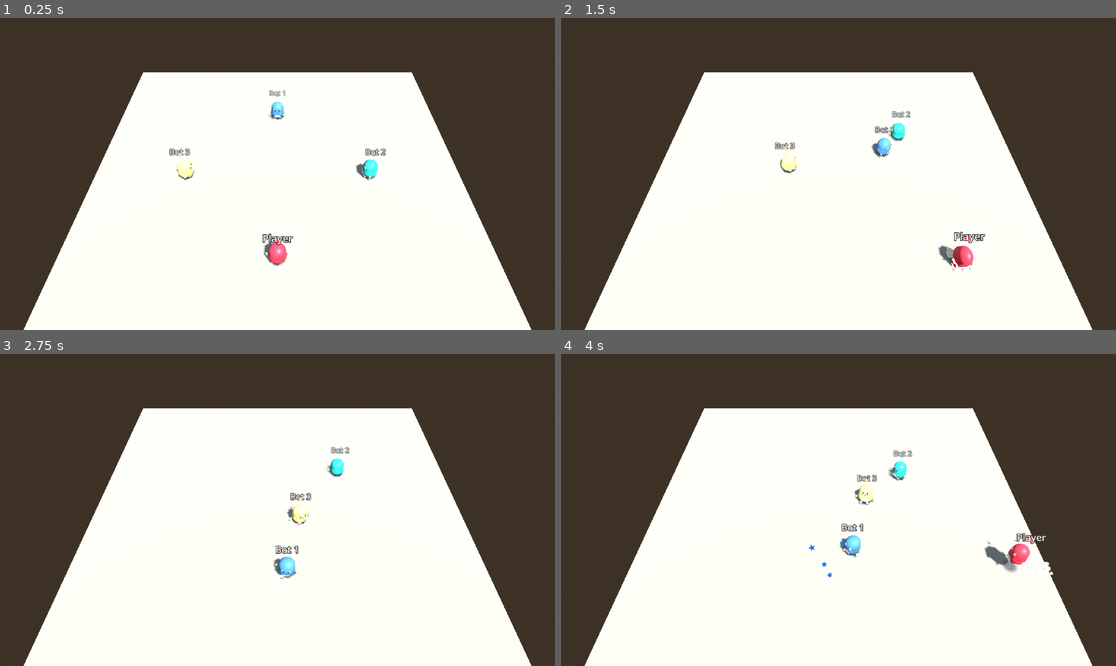
Above: before the commit, frames 1-4 (two rows, left to right).
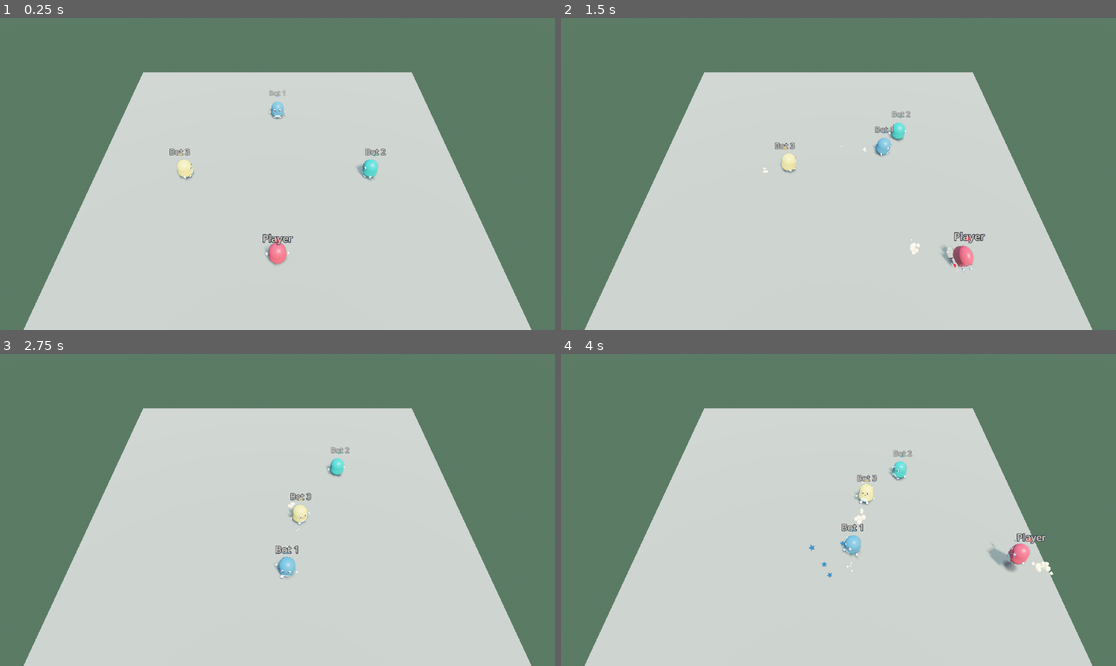
Above: after the commit, the same moments.

Repository: BlackFlow-DK/minigame-mansion
Game: Godot game, scene res://dev/sandbox.tscn
Two runs of this game, one before a commit and one after it. Both use one fixed random seed, a clock stepped at 60 frames per second and the inputs below.
Inputs (mouse positions are in pixels of both pictures, inside the frame that each line leads up to):
- Up to frame 1 (0.25 s): no input
- Up to frame 2 (1.5 s): tap Enter at 0.5 s; move the mouse to (960, 158) at 0.52 s; hold D (move_right) 0.53-1.28 s; hold E (action) 0.53-1.28 s; click (960, 158) at 0.67 s; tap Space (jump) at 0.77, 0.8, 1.07, 1.35 s; move the mouse to (727, 189) at 1.27 s; hold S (move_back) from 1.28 s (still down); click (727, 189) at 1.42 s
- Up to frame 3 (2.75 s): tap Space (jump) at 1.52, 1.82, 2.3 s; tap E (action) at 1.55 s; move the mouse to (333, 441) at 2.02 s; release S (move_back) at 2.03 s; hold D (move_right) from 2.03 s (still down); hold E (action) from 2.03 s (still down); click (333, 441) at 2.17 s
- Up to frame 4 (4 s): move the mouse to (810, 572) at 2.77 s; release D (move_right) at 2.78 s; release E (action) at 2.78 s; hold W (move_forward) 2.78-3.53 s; tap Tab at 2.85 s; click (810, 572) at 2.92 s; tap Space (jump) at 3.02, 3.32, 3.77, 3.8 s; tap E (action) at 3.05 s; move the mouse to (1005, 556) at 3.52 s; hold A (move_left) from 3.53 s (still down); hold E (action) from 3.53 s (still down); click (1005, 556) at 3.67 s

The runs differ from the first frame. In frame 1, 100% of the frame differs, in the area x 0-100%, y 0-100%; in frame 2, 100%; in frame 3, 100%; in frame 4, 99%.

Commit message:
Integration fixes across systems for the full game loop
- Session: results_time 7 s (covers the results animation), sets and clears
  Net.session_in_progress, rounds never follow the roster, return_to_lobby()
  for the podium's Back to lobby button.
- Controller: human input ignored while a UI control has focus or the pause
  menu is up (no jump + button press on Space/A, no moving under menus).
- Menu: Play offline on the title; mouse clicks do not leave lobby buttons
  focused; pause menu blocks player input.
- Round UI: reset(), HUD names cut with a visible ellipsis, podium winner
  banner sized to stay clear of Back to lobby; round_ui_dev relies on
  Stage name tags (no duplicates).
- Lobby: camera frames the players (min 11 m, hall as bounds); bots calm
  via an optional bot_aggression_scale hint read by the bot brain.
- Dev arena: shared StageLook instead of its own WorldEnvironment/sun.

Co-Authored-By: Claude Opus 5.5 <noreply@anthropic.com>

Diff:
--- a/game/bots/bot_brain.gd
+++ b/game/bots/bot_brain.gd
@@ -18,6 +18,9 @@
 ## slower for low skill), which is also the perception delay for chase targets; aim error
 ## per think; a reaction delay before shoving; a per-bot personality from the seed.
 ## Deterministic for a given seed: all randomness comes from its own RandomNumberGenerator.
+##
+## Optional minigame hint: a minigame may declare `var bot_aggression_scale: float` (0..1,
+## default 1). It scales how often bots chase, and at 0 they never shove (the lobby: calm).
 
 enum State { NONE, GOAL, WANDER, CHASE, RECOVER }
 
@@ -197,7 +200,7 @@
 		_enter_recover()
 		return
 	var roll := _rng.randf()
-	if _target and roll < aggression:
+	if _target and roll < aggression * _aggression_scale(game):
 		state = State.CHASE
 	elif _rng.randf() < WANDER_CHANCE * (1.0 - skill):
 		state = State.WANDER
@@ -351,6 +354,9 @@
 
 ## Presses action (one tick) once an enemy has been in front within range for the reaction time.
 func _want_shove(delta: float, pos: Vector3) -> bool:
+	if _aggression_scale(_game()) <= 0.0:
+		_shove_seen = 0.0
+		return false
 	if _enemy_in_front(pos):
 		_shove_seen += delta
 	else:
@@ -385,6 +391,14 @@
 		return null
 	var stage := get_tree().get_first_node_in_group(&"stage") as Stage
 	return stage.minigame if stage else null
+
+
+## The minigame's optional `bot_aggression_scale` hint (1 when it has none).
+static func _aggression_scale(game: Minigame) -> float:
+	if game == null:
+		return 1.0
+	var v: Variant = game.get(&"bot_aggression_scale")
+	return clampf(float(v), 0.0, 1.0) if v is float or v is int else 1.0
 
 
 ## Other living players in this round.
--- a/game/dev/dev_arena.tscn
+++ b/game/dev/dev_arena.tscn
@@ -1,18 +1,7 @@
 [gd_scene format=3]
 
 [ext_resource type="Script" path="res://minigames/minigame.gd" id="1_script"]
-
-[sub_resource type="ProceduralSkyMaterial" id="ProceduralSkyMaterial_sky"]
-
-[sub_resource type="Sky" id="Sky_main"]
-sky_material = SubResource("ProceduralSkyMaterial_sky")
-
-[sub_resource type="Environment" id="Environment_main"]
-background_mode = 2
-sky = SubResource("Sky_main")
-ambient_light_source = 3
-reflected_light_source = 2
-tonemap_mode = 2
+[ext_resource type="PackedScene" path="res://look/stage_look.tscn" id="2_look"]
 
 [sub_resource type="BoxShape3D" id="BoxShape3D_ground"]
 size = Vector3(20, 1, 20)
@@ -29,12 +18,8 @@
 rule_text = "Sandbox and tests: a flat 20 m floor."
 time_limit = 0.0
 
-[node name="WorldEnvironment" type="WorldEnvironment" parent="."]
-environment = SubResource("Environment_main")
-
-[node name="Sun" type="DirectionalLight3D" parent="."]
-rotation = Vector3(-0.9, 0.6, 0)
-shadow_enabled = true
+[node name="StageLook" parent="." instance=ExtResource("2_look")]
+preset = 1
 
 [node name="Camera3D" type="Camera3D" parent="."]
 position = Vector3(0, 14, 12)
--- a/game/lobby/lobby.gd
+++ b/game/lobby/lobby.gd
@@ -116,6 +116,8 @@
 @export var cushion_bounce_speed: float = 9.5
 ## Cap on the bounce when a blob lands hard.
 @export var cushion_bounce_max: float = 11.0
+## Read by the bot brain: 0 = bots never chase or shove in the hall (no shoving scrum).
+@export_range(0.0, 1.0) var bot_aggression_scale: float = 0.0
 
 ## The shared look rig when it was found, else null (the fallback $Look is used).
 var shared_look: Node = null
--- a/game/lobby/lobby.tscn
+++ b/game/lobby/lobby.tscn
@@ -38,13 +38,13 @@
 
 [node name="Camera" parent="." instance=ExtResource("2_camera")]
 current = true
-min_distance = 21.5
-max_distance = 26.0
-margin = 2.0
+min_distance = 11.0
+max_distance = 21.5
+margin = 3.0
 fixed_focus = Vector3(0, 0.5, 0.4)
 fixed_distance = 21.5
 bounds_mode = 1
-bounds_box = AABB(-1.2, 0, -0.3, 2.4, 1, 1.5)
+bounds_box = AABB(-11, 0, -8.5, 22, 3, 17)
 
 [node name="Spawns" type="Node3D" parent="."]
 
--- a/game/player/components/controller.gd
+++ b/game/player/components/controller.gd
@@ -7,8 +7,13 @@
 ## Bot (`player.is_bot`): if `res://bots/bot_brain.gd` exists, one instance becomes a child
 ## of this component and fills the intent: `func fill_intent(intent: PlayerIntent, delta: float) -> void`.
 ## Without a brain a bot stands still.
+## Human input is ignored while a UI control has keyboard/pad focus or a node of group
+## INPUT_BLOCKER_GROUP (the pause menu) is visible: Space / A then press the focused button
+## instead of also jumping, and the blob stays put while a menu is being used.
 
 const BOT_BRAIN_PATH := "res://bots/bot_brain.gd"
+## Visible CanvasItems in this group take the human's input away from the blob.
+const INPUT_BLOCKER_GROUP := &"blocks_player_input"
 
 ## Tests: when true the controller leaves `player.intent` alone so a test can write it.
 var scripted: bool = false
@@ -42,15 +47,36 @@
 
 func _read_human_input() -> void:
 	var intent := player.intent
+	var jump := Input.is_action_pressed(&"jump")
+	var action := Input.is_action_pressed(&"action")
+	if ui_has_input(get_viewport()):
+		# Track the held state so a press that started on a menu never becomes a jump/shove.
+		intent.clear()
+		_jump_was_held = jump
+		_action_was_held = action
+		return
 	var raw := Input.get_vector(&"move_left", &"move_right", &"move_forward", &"move_back")
 	intent.move = _camera_relative(raw)
-	var jump := Input.is_action_pressed(&"jump")
-	var action := Input.is_action_pressed(&"action")
 	intent.jump_pressed = jump and not _jump_was_held
 	intent.jump_held = jump
 	intent.action_pressed = action and not _action_was_held
 	_jump_was_held = jump
 	_action_was_held = action
+
+
+## True while the UI owns the human's input: a visible control has focus, or a node of
+## INPUT_BLOCKER_GROUP is visible.
+static func ui_has_input(viewport: Viewport) -> bool:
+	if viewport == null:
+		return false
+	var focus := viewport.gui_get_focus_owner()
+	if focus != null and focus.is_visible_in_tree():
+		return true
+	for n: Node in viewport.get_tree().get_nodes_in_group(INPUT_BLOCKER_GROUP):
+		var ci := n as CanvasItem
+		if ci != null and ci.is_visible_in_tree():
+			return true
+	return false
 
 
 ## Maps stick/keys (x right, y down = back) to world XZ using the active camera's yaw.
--- a/game/session/session.gd
+++ b/game/session/session.gd
@@ -36,8 +36,8 @@
 @export var intro_time: float = 3.0
 ## Seconds of the 3-2-1 countdown (the last part of INTRO).
 @export var countdown_time: float = 3.0
-## Seconds the round results stay up.
-@export var results_time: float = 5.0
+## Seconds the round results stay up (covers the round UI's ranking + bar race, ~6.5 s).
+@export var results_time: float = 7.0
 ## Seconds on the podium before returning to the lobby.
 @export var podium_time: float = 8.0
 ## Seconds past the minigame's `time_limit` before Session finishes the round itself.
@@ -112,6 +112,13 @@
 		push_warning("Session.start_session: the minigame registry is empty")
 		return
 	_rpc_intro.rpc(0, rounds, String(round_order[0]), intro_time + countdown_time)
+
+
+## Host only: leaves the podium early (the podium's "Back to lobby" button) and returns
+## every peer to LOBBY. Ignored in any other state.
+func return_to_lobby() -> void:
+	if Net.is_host() and state == State.PODIUM:
+		_rpc_lobby.rpc()
 
 
 ## Ends any running session and returns to LOBBY (host: on every peer). Also resets the
@@ -320,6 +327,8 @@
 @rpc("authority", "call_local", "reliable")
 func _rpc_intro(index: int, count: int, id: String, duration: float) -> void:
 	if index == 0:
+		if Net.is_host():
+			Net.session_in_progress = true
 		scores.clear()
 		round_wins.clear()
 		for s: int in Net.roster:
@@ -334,6 +343,9 @@
 	current_minigame = null
 	var stage := _stage()
 	if stage:
+		# Rounds never follow the roster (the lobby does): leavers are knocked out, and every
+		# peer must pick the same spawn points (by roster order, not by slot).
+		stage.follow_roster = false
 		if scene_override:
 			current_minigame = stage.load_minigame_scene(scene_override)
 		else:
@@ -392,6 +404,8 @@
 ## Back to LOBBY: clears the stage, keeps `scores` of the last session for the lobby UI.
 @rpc("authority", "call_local", "reliable")
 func _rpc_lobby() -> void:
+	if Net.is_host():
+		Net.session_in_progress = false
 	var stage := _stage()
 	if stage:
 		stage.clear()
--- a/game/ui/menu/menu_root.gd
+++ b/game/ui/menu/menu_root.gd
@@ -5,6 +5,7 @@
 ##
 ##   title --Host--> lobby          (Net.host_game; falls back to Net.start_offline with a note)
 ##   title --Join--> join --(roster gains our slot)--> lobby
+##   title --Play offline--> lobby  (Net.start_offline: you + bots on this PC)
 ##   lobby --Session leaves LOBBY--> none (hidden) --Session back in LOBBY--> lobby
 ##   any --Net.server_closed--> title with a message;  Leave -> Net.leave() -> title
 ##   Esc/Start in lobby or in game: pause menu (the game keeps running)
@@ -70,6 +71,7 @@
 
 	title.host_pressed.connect(_on_host)
 	title.join_pressed.connect(_on_join_menu)
+	title.offline_pressed.connect(play_offline)
 	title.wardrobe_pressed.connect(open_wardrobe)
 	title.quit_pressed.connect(_quit)
 	title.name_committed.connect(_on_name_committed)
@@ -201,6 +203,16 @@
 	_enter_lobby()
 
 
+## Offline game on this PC (you + bots); also the fallback when hosting fails.
+func play_offline() -> void:
+	_commit_profile()
+	title.show_message("")
+	Net.start_offline()
+	offline_game = true
+	_lobby_note = "Offline game: add bots, then press START."
+	_enter_lobby()
+
+
 func _on_join_menu() -> void:
 	_commit_profile()
 	title.show_message("")
@@ -358,6 +370,14 @@
 
 
 # --- Input -------------------------------------------------------------------------------
+
+func _input(event: InputEvent) -> void:
+	# A mouse click on a lobby button leaves it focused, which would keep the blob from moving
+	# (ControllerComponent ignores input while a control has focus): mouse users need no focus.
+	var mb := event as InputEventMouseButton
+	if mb and not mb.pressed and screen == LOBBY and not pause.visible and _focus_in(lobby):
+		_release_focus.call_deferred()
+
 
 func _unhandled_input(event: InputEvent) -> void:
 	if pause.visible:
--- a/game/ui/menu/pause_menu.gd
+++ b/game/ui/menu/pause_menu.gd
@@ -14,6 +14,8 @@
 
 func _init() -> void:
 	name = "PauseMenu"
+	# While visible the player's blob ignores input (ControllerComponent.INPUT_BLOCKER_GROUP).
+	add_to_group(&"blocks_player_input")
 	MenuUI.full_rect(self)
 	mouse_filter = Control.MOUSE_FILTER_STOP
 	var dim := MenuUI.full_rect(ColorRect.new()) as ColorRect
--- a/game/ui/menu/title_screen.gd
+++ b/game/ui/menu/title_screen.gd
@@ -1,9 +1,10 @@
 class_name MenuTitleScreen
 extends Control
-## Title screen: logo, name entry, Host / Join / Wardrobe / Quit. Pure view; MenuRoot acts on the signals.
+## Title screen: logo, name entry, Host / Join / Play offline / Wardrobe / Quit. Pure view; MenuRoot acts on the signals.
 
 signal host_pressed
 signal join_pressed
+signal offline_pressed
 signal wardrobe_pressed
 signal quit_pressed
 ## The name field lost focus or was submitted (MenuRoot saves the profile).
@@ -15,6 +16,7 @@
 var name_edit: LineEdit
 var host_button: Button
 var join_button: Button
+var offline_button: Button
 var wardrobe_button: Button
 var quit_button: Button
 var message_panel: PanelContainer
@@ -77,13 +79,15 @@
 
 	host_button = MenuUI.button("Host game", &"PrimaryButton")
 	join_button = MenuUI.button("Join game")
+	offline_button = MenuUI.button("Play offline")
 	wardrobe_button = MenuUI.button("Wardrobe")
 	quit_button = MenuUI.button("Quit", &"DangerButton")
-	for b: Button in [host_button, join_button, wardrobe_button, quit_button]:
+	for b: Button in [host_button, join_button, offline_button, wardrobe_button, quit_button]:
 		col.add_child(b)
 
 	host_button.pressed.connect(func() -> void: host_pressed.emit())
 	join_button.pressed.connect(func() -> void: join_pressed.emit())
+	offline_button.pressed.connect(func() -> void: offline_pressed.emit())
 	wardrobe_button.pressed.connect(func() -> void: wardrobe_pressed.emit())
 	quit_button.pressed.connect(func() -> void: quit_pressed.emit())
 	name_edit.text_submitted.connect(_on_name_submitted)
@@ -116,7 +120,7 @@
 
 
 func refresh_focus() -> void:
-	MenuUI.chain_vertical([name_edit, host_button, join_button, wardrobe_button, quit_button])
+	MenuUI.chain_vertical([name_edit, host_button, join_button, offline_button, wardrobe_button, quit_button])
 
 
 func focus_default() -> void:
--- a/game/ui/round/dev/round_ui_dev.gd
+++ b/game/ui/round/dev/round_ui_dev.gd
@@ -1,13 +1,12 @@
 extends Node3D
 ## Dev scene for the round UI: fakes Net.roster and Session data and emits the Session
-## signals itself (Session is a stub on this branch). Also attaches NameTags to the players,
-## as the orchestrator will. User args after `--`:
+## signals itself. Name tags come from the Stage (`Stage.name_tags`), as in the game.
+## User args after `--`:
 ##   --players=N   2..8 (default 4)
 ##   --phase=X     intro | hud | results | podium | all (default all: loops through every panel)
 ## Esc quits.
 
 const DEV_ARENA: PackedScene = preload("res://dev/dev_arena.tscn")
-const NAME_TAG: PackedScene = preload("res://ui/round/name_tag.tscn")
 const NAMES: Array[String] = ["Sander", "Mads", "Freja", "Bartholomew the Great", "Ida", "Oliver", "Sofie", "Karl"]
 
 @onready var stage: Stage = $Stage
@@ -34,10 +33,6 @@
 	minigame.title = "Coin Scramble"
 	minigame.rule_text = "Grab the most coins before time runs out. Shove to make others drop theirs!"
 	minigame.time_limit = 45.0
-	for p: Player in stage.players.values():
-		var tag := NAME_TAG.instantiate() as NameTag
-		p.add_child(tag)
-		tag.setup(p)
 	Session.current_minigame = minigame
 	Session.round_count = 8
 	Session.round_index = 2
--- a/game/ui/round/hud.gd
+++ b/game/ui/round/hud.gd
@@ -17,6 +17,10 @@
 	var counter_shown: bool = false
 	var _style: StyleBoxFlat
 	var _blob: RoundBlobIcon
+	## The name label's width; longer names are cut with "...".
+	const NAME_WIDTH := 80.0
+	## The player's whole name (the label may show it shortened).
+	var full_name: String = ""
 	var _name: Label
 	var _score: Label
 	var _counter_pill: PanelContainer
@@ -49,11 +53,11 @@
 		col.add_theme_constant_override(&"separation", -4)
 		col.mouse_filter = Control.MOUSE_FILTER_IGNORE
 		row.add_child(col)
-		_name = RoundStyle.label(RoundStyle.player_name(slot), 19, RoundStyle.CREAM, 5)
+		full_name = RoundStyle.player_name(slot)
+		_name = RoundStyle.label(full_name, 19, RoundStyle.CREAM, 5)
 		_name.horizontal_alignment = HORIZONTAL_ALIGNMENT_LEFT
-		_name.text_overrun_behavior = TextServer.OVERRUN_TRIM_ELLIPSIS
 		_name.clip_text = true
-		_name.custom_minimum_size = Vector2(80, 0)
+		_name.custom_minimum_size = Vector2(NAME_WIDTH, 0)
 		col.add_child(_name)
 
 		var line := HBoxContainer.new()
@@ -95,6 +99,24 @@
 		_out.visible = false
 		overlay.add_child(_out)
 
+	func _ready() -> void:
+		_fit_name()
+
+	## Shortens the name with "..." to NAME_WIDTH. Done by hand: the round font (Segoe UI
+	## Black) renders no glyph for the label's built-in ellipsis, so names were just cut.
+	func _fit_name() -> void:
+		var font := _name.get_theme_font(&"font")
+		var font_size := _name.get_theme_font_size(&"font_size")
+		var text := full_name
+		if font and font.get_string_size(text, HORIZONTAL_ALIGNMENT_LEFT, -1, font_size).x > NAME_WIDTH:
+			while text.length() > 1 and font.get_string_size(text + "...", HORIZONTAL_ALIGNMENT_LEFT, -1, font_size).x > NAME_WIDTH:
+				text = text.left(-1)
+			text = text.strip_edges() + "..."
+		_name.text = text
+
+	func get_name_text() -> String:
+		return _name.text
+
 	func set_score(value: int) -> void:
 		_score.text = str(value)
 
--- a/game/ui/round/podium_panel.gd
+++ b/game/ui/round/podium_panel.gd
@@ -18,6 +18,10 @@
 const RISE_GAP := 0.1
 ## Seconds until (at the latest) the winner is announced and confetti starts.
 const CELEBRATE_AT := 3.0 * (RISE + RISE_GAP)
+## The winner banner stays this wide (it wobbles), clear of the "Back to lobby" button in the
+## top-right corner; long names get a smaller font instead of running under the button.
+const WINNER_MAX_W := 660.0
+const WINNER_FONT_SIZE := 72
 
 var _dim: ColorRect
 var _stage: Control
@@ -55,11 +59,11 @@
 	_title.size = Vector2(STAGE_SIZE.x, 56)
 	_stage.add_child(_title)
 
-	_winner = RoundStyle.label("", 72, RoundStyle.GOLD, 18)
+	_winner = RoundStyle.label("", WINNER_FONT_SIZE, RoundStyle.GOLD, 18)
 	_winner.text_overrun_behavior = TextServer.OVERRUN_TRIM_ELLIPSIS
 	_winner.clip_text = true
-	_winner.position = Vector2(60, 66)
-	_winner.size = Vector2(STAGE_SIZE.x - 120.0, 96)
+	_winner.position = Vector2((STAGE_SIZE.x - WINNER_MAX_W) * 0.5, 66)
+	_winner.size = Vector2(WINNER_MAX_W, 96)
 	_winner.pivot_offset = _winner.size * 0.5
 	_stage.add_child(_winner)
 
@@ -133,6 +137,7 @@
 
 	var winner_slot := int(ranking[0]) if not ranking.is_empty() else -1
 	_winner.text = ("%s WINS!" % RoundStyle.player_name(winner_slot).to_upper()) if winner_slot >= 0 else "WHAT A PARTY!"
+	_fit_winner_font()
 	_winner.modulate.a = 0.0
 	_winner.scale = Vector2(0.3, 0.3)
 
@@ -153,6 +158,16 @@
 	_seq.tween_callback(_celebrate)
 	_seq.tween_property(_winner, ^"modulate:a", 1.0, 0.15)
 	_seq.parallel().tween_property(_winner, ^"scale", Vector2.ONE, 0.5).set_trans(Tween.TRANS_ELASTIC).set_ease(Tween.EASE_OUT)
+
+
+func _fit_winner_font() -> void:
+	var font := _winner.get_theme_font(&"font")
+	var size := WINNER_FONT_SIZE
+	if font:
+		var w := font.get_string_size(_winner.text, HORIZONTAL_ALIGNMENT_LEFT, -1, WINNER_FONT_SIZE).x + 36.0
+		if w > WINNER_MAX_W:
+			size = maxi(32, int(WINNER_FONT_SIZE * WINNER_MAX_W / w))
+	_winner.add_theme_font_size_override(&"font_size", size)
 
 
 func stop() -> void:
--- a/game/ui/round/round_ui.gd
+++ b/game/ui/round/round_ui.gd
@@ -155,6 +155,14 @@
 	_banner_tween.tween_callback(_banner.hide)
 
 
+## Hides every panel and the banner at once (the app left the game, e.g. to the title).
+func reset() -> void:
+	_show(View.NONE)
+	if _banner_tween and _banner_tween.is_valid():
+		_banner_tween.kill()
+	_banner.visible = false
+
+
 func is_banner_shown() -> bool:
 	return _banner.visible
 
